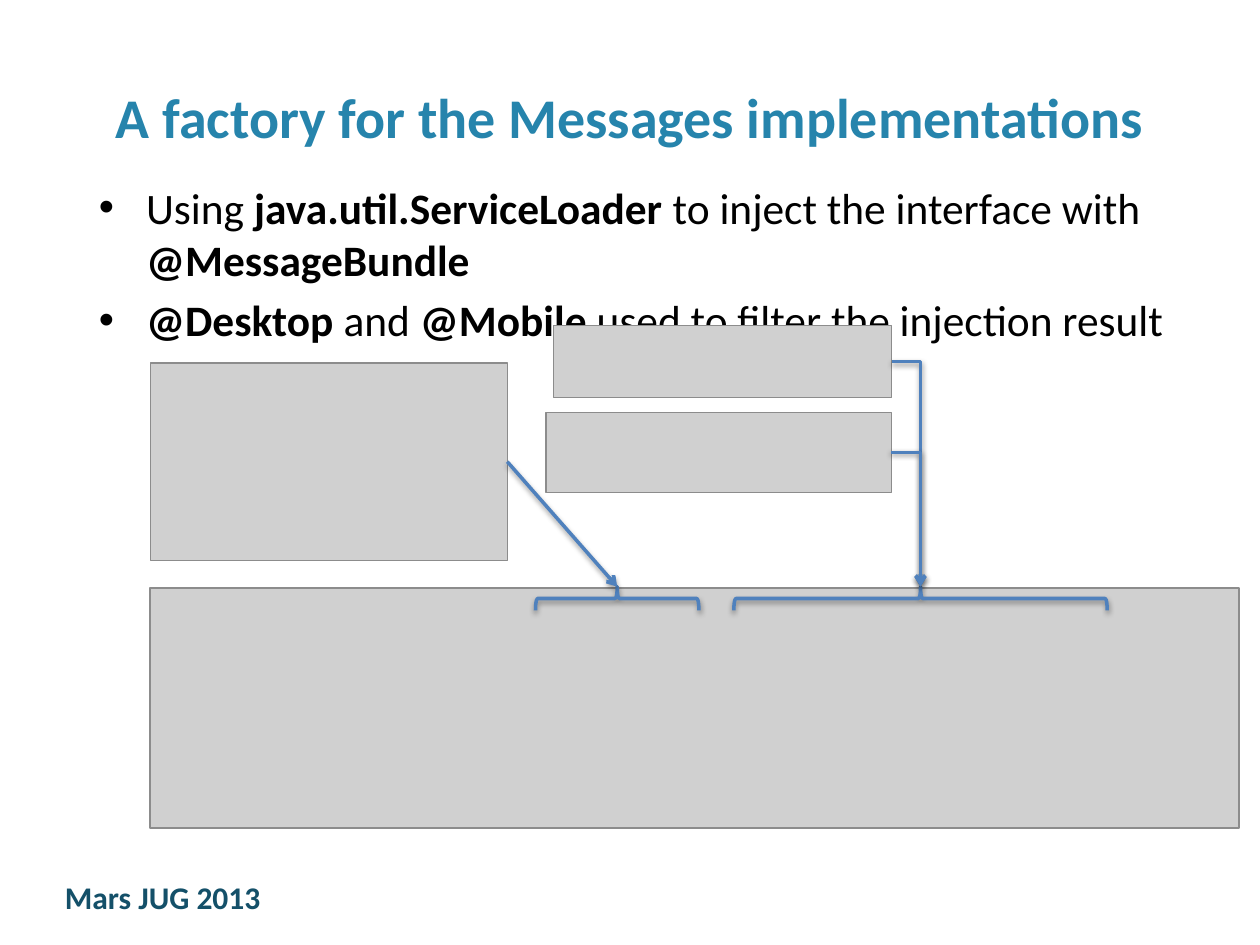
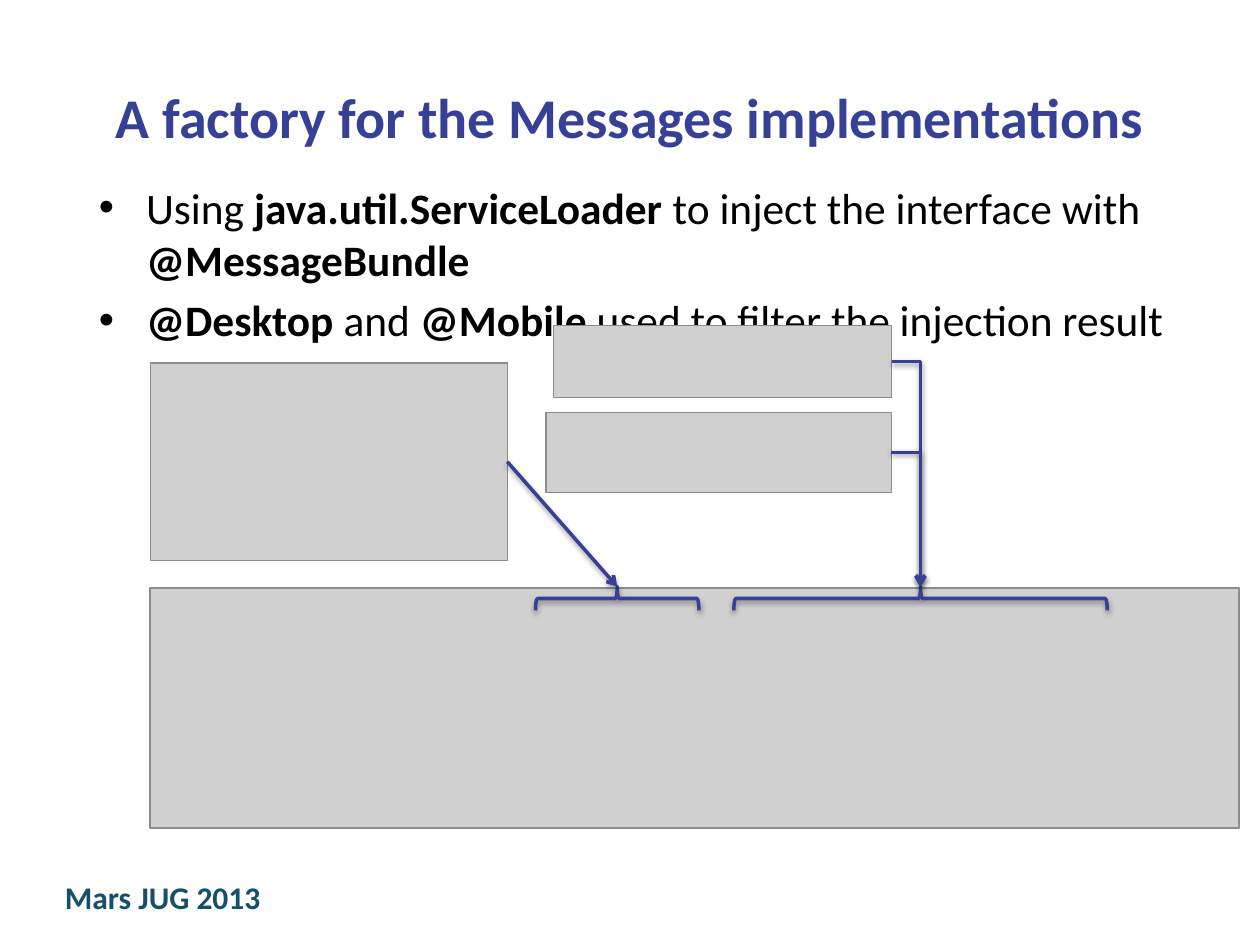
Before and after one commit to JustinRudat/ez18n, a slide deck: slide 35 of ez18n-slides/Jugs2013/SmartAnnotationProcessing_2013.pptx. Drawn at 1260x945 pixels with LibreOffice and Linux fonts; fonts in the diff are those of the drawing; grey boxes stand for pictures; background and template pictures are left out. Boxes give left, top, right and bottom in pixels: in the first picture for what was removed or moved away, otherwise in the second. Text is boxed around its words. In the diff, an @@ line names an element or a change of style, - is before the commit and + after.

```diff
--- a/ez18n-slides/Jugs2013/SmartAnnotationProcessing_2013.pptx
+++ b/ez18n-slides/Jugs2013/SmartAnnotationProcessing_2013.pptx
@@ title "A factory for the Messages ..." at [116,98,1143,148]: text colour #2684AC to #364097 @@
@@ elbow arrow (892, 362) - (921, 587): stroke #4F81BD 2 pt to #364097 2 pt @@
@@ arrow (508, 461) - (617, 587): stroke #4F81BD 2 pt to #364097 2 pt @@
@@ elbow arrow (891, 452) - (921, 587): stroke #4F81BD 2 pt to #364097 2 pt @@
@@ left brace at [535,587,699,610]: outline #4F81BD 2 pt to #364097 2 pt @@
@@ left brace at [734,587,1107,610]: outline #4F81BD 2 pt to #364097 2 pt @@
```
Also in this commit, not shown: 41 other slides changed, 1 other file.
